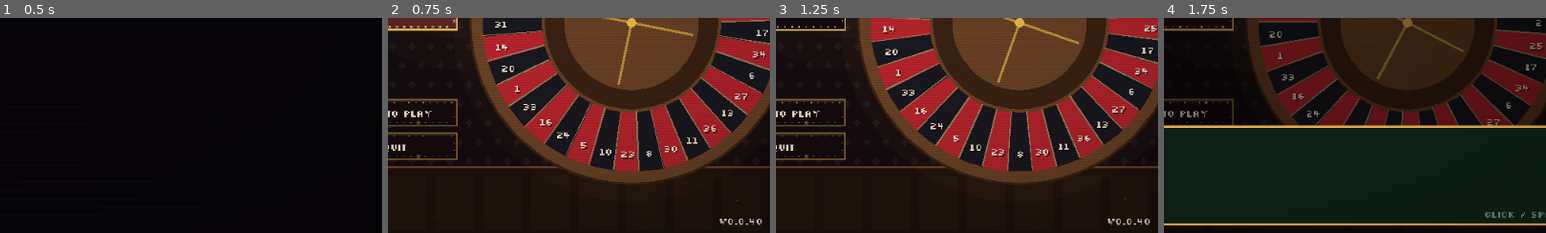
Above: before the commit, frames 1-4 (left to right).
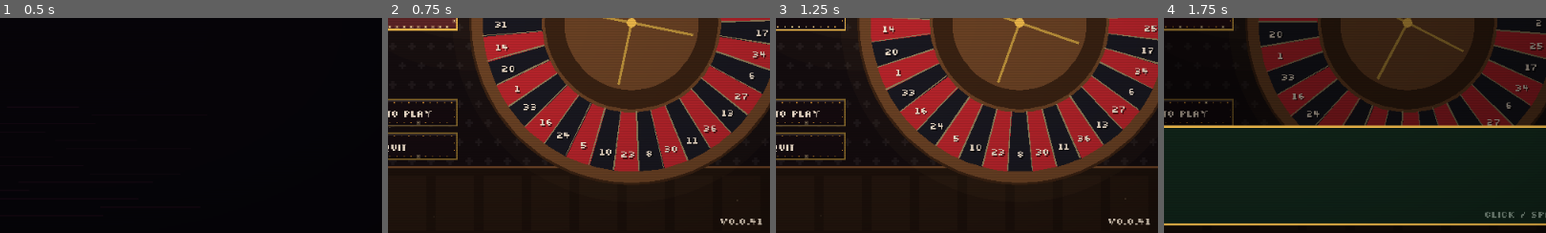
Above: after the commit, the same moments.

Repository: sugnauk/Rouletter
Game: Godot game, scene res://scenes/main.tscn
Same seed, same stepped clock (60 frames per second), same inputs: the game is played once before the commit and once after it.
Inputs (mouse positions are % of the whole screen's width and height, from its top left):
- Up to frame 1 (0.5 s): no input
- Up to frame 2 (0.75 s): tap Enter at 0.5 s; drag from (50, 50) to (60, 28) at 0.52 s
- Up to frame 3 (1.25 s): no input
- Up to frame 4 (1.75 s): click "NEW RUN" at 1.25 s
The pictures show only the part of the screen within x 44-94%, y 49-99%; the shares and areas given below are measured in that part.

Frame 1 is identical in both runs. In frame 2, 0.2% of the frame differs, in the area x 86-98%, y 93-97%; in frame 3, 0.2%; in frame 4, nothing differs.

Commit message:
v0.0.41: chip placements stay provisional (free to pick up) until the next spin
Co-Authored-By: Claude Opus 5.5 <noreply@anthropic.com>
Claude-Session: https://claude.ai/code/session_013q6d3yRkHgTahmnKYGjD8n

Diff:
--- a/core/run_state.gd
+++ b/core/run_state.gd
@@ -606,6 +606,7 @@
 	var got := int(Content.CHIPS[c.kind].price * c.copies * Content.SELL_SHARE * (Content.FENCE_SHARE if c.flaw != "" else 1.0))
 	cash += got
 	log_cash("Sold chips", got)
+	fresh.erase(str(chip_id))
 	felt.remove(chip_id)
 	changed.emit()
 	return true
@@ -613,6 +614,8 @@
 
 ## Pick a placed chip back up into the inventory to move it.
 func pick_up(chip_id: int) -> bool:
+	if is_fresh(chip_id):   # placed since the last spin: moving it is free
+		return unplace(chip_id)
 	var c = felt.find(chip_id)
 	if phase != Phase.SHOP or c == null or c.is_bet() or c.flaw == "sticky" or cash < Content.RELOCATE_PRICE:
 		return false
--- a/core/run_table.gd
+++ b/core/run_table.gd
@@ -30,6 +30,7 @@
 var cash: int = 0
 var inventory: Array = []        ## unplaced permanent chips: {kind, value}
 var cash_log: Dictionary = {}    ## run summary: where the money came from (source -> dollars)
+var fresh: Dictionary = {}       ## chips placed since the last spin (provisional, free to pick up): str(id) -> {value, copies, whole}
 var report: Array = []           ## playtest report: one readable line per table, free pick and Cage buy
 var contrib: Dictionary = {}     ## run summary: Take scored per chip kind ("bet" for betting chips)
 var best_spin_info: Dictionary = {}   ## run summary: the biggest spin's breakdown
@@ -100,6 +101,7 @@
 		cash += Content.FENCE_RUN_CASH
 	cash_log = {"Starting cash": cash}
 	report = []
+	fresh = {}
 	for r in def.get("house", []):
 		felt.house_rules.append(r)
 	stack_size = Content.START_STACK - (5 if graded(1) else 0)
@@ -182,7 +184,7 @@
 const SAVE_VERSION := 2   ## run save format (see migrate())
 
 ## Saved too, but optional, so saves from before they existed still load.
-const OPTIONAL_FIELDS := {"run_seed": 0, "challenge": "", "starter": "", "weekly": "", "table_offer": [], "report": [],
+const OPTIONAL_FIELDS := {"run_seed": 0, "challenge": "", "starter": "", "weekly": "", "table_offer": [], "report": [], "fresh": {},
 	"contrib": {}, "best_spin_info": {}, "cash_log": {}}
 const SAVE_FIELDS := ["wheel_id", "phase", "unlocked", "cash", "inventory", "stack_size", "stack_buys",
 	"stack_owed", "loan_pct", "last_bets", "night", "table_idx", "table", "shop", "enforcer_order", "acts",
@@ -600,11 +602,50 @@
 		if not c.is_bet() and c.kind == item.kind and c.flaw == item.get("flaw", ""):
 			c.value += item.value
 			c.copies += int(item.get("copies", 1))
+			var f: Dictionary = fresh.get(str(c.id), {"value": 0, "copies": 0, "whole": false})
+			f.value += item.value
+			f.copies += int(item.get("copies", 1))
+			fresh[str(c.id)] = f
 			changed.emit()
 			return true
 	var nc = felt.add_chip(item.kind, key, item.value, item.get("flaw", ""))
 	nc.mod = item.get("mod", "")
 	nc.copies = int(item.get("copies", 1))
+	fresh[str(nc.id)] = {"value": item.value, "copies": nc.copies, "whole": true}
+	changed.emit()
+	return true
+
+
+## Placed since the last spin? Those placements aren't final: they can be picked back up free.
+func is_fresh(chip_id: int) -> bool:
+	return fresh.has(str(chip_id))
+
+
+## Pick a provisional chip back up into the rack, free. If it was stacked onto a twin, only the
+## part added this turn comes back off the stack.
+func unplace(chip_id: int) -> bool:
+	var c = felt.find(chip_id)
+	if (phase != Phase.TABLE and phase != Phase.SHOP) or c == null or c.is_bet() or not is_fresh(chip_id):
+		return false
+	var f: Dictionary = fresh[str(chip_id)]
+	fresh.erase(str(chip_id))
+	var inv := {"kind": c.kind}
+	if c.flaw != "":
+		inv.flaw = c.flaw
+	if f.whole or f.value >= c.value:
+		inv.value = c.value
+		if c.mod != "":
+			inv.mod = c.mod
+		if c.copies > 1:
+			inv.copies = c.copies
+		felt.remove(chip_id)
+	else:
+		inv.value = f.value
+		if f.copies > 1:
+			inv.copies = f.copies
+		c.value -= f.value
+		c.copies = maxi(1, c.copies - f.copies)
+	inventory.append(inv)
 	changed.emit()
 	return true
 
@@ -616,6 +657,7 @@
 func spin(forced_pocket: int = -99) -> Dictionary:
 	if phase != Phase.TABLE:
 		return {}
+	fresh = {}   # the spin makes every placement final
 	if not table_offer.is_empty():   # spinning passes on the free pick (the table screen asks first)
 		note("Free chip: passed by spinning (offered %s)" % ", ".join(table_offer.map(func(o): return Content.CHIPS[o.id].name)))
 	table_offer = []
--- a/core/version.gd
+++ b/core/version.gd
@@ -4,7 +4,7 @@
 ## The deploy workflow overwrites BUILD with the commit hash and build time, so "dev" means a
 ## local/editor run.
 
-const VERSION := "0.0.40"
+const VERSION := "0.0.41"
 const BUILD := "dev"
 
 
--- a/scenes/screens/shop_screen.gd
+++ b/scenes/screens/shop_screen.gd
@@ -182,7 +182,7 @@
 		return "Click a glowing spot on the felt to lay your %s." % Content.UPGRADES[main.run.shop.pending_upgrade].name
 	match mode:
 		"move":
-			return "Click one of your chips on the felt to pick it up ($%d), then place it again." % Content.RELOCATE_PRICE
+			return "Click one of your chips on the felt to pick it up ($%d; free for chips placed since the last spin), then place it again." % Content.RELOCATE_PRICE
 		"sell":
 			return "Click one of your chips on the felt to sell it for half its price."
 		"refine":
@@ -738,6 +738,19 @@
 		selected_item = -1
 		refresh()
 		return
+	# A chip placed this visit isn't final: clicking it (or right-clicking) picks it back up, free.
+	if selected_item < 0 and (button == MOUSE_BUTTON_RIGHT or (button == MOUSE_BUTTON_LEFT and mode in ["place", "move"])):
+		for c in Placing.perms_on(run, key):
+			if run.is_fresh(c.id):
+				var nm: String = Content.CHIPS[c.kind].name
+				if run.unplace(c.id):
+					selected_item = run.inventory.size() - 1
+					mode = "place"
+					main.hide_card()
+					Sfx.play("chip_remove")
+					refresh()
+					status_lbl.text = "Picked up %s (free until the next spin): click a lit spot to put it back down." % nm
+					return
 	if button != MOUSE_BUTTON_LEFT or main.dialogue.is_open():
 		return
 	if run.shop.pending_upgrade != "":
--- a/scenes/screens/table_overlays.gd
+++ b/scenes/screens/table_overlays.gd
@@ -152,7 +152,8 @@
 	close_bet_menu()
 	var has_bet: bool = run.felt.chips_on(key).any(func(c): return c.is_bet())
 	var outside: bool = not Board.is_straight(key)
-	if not has_bet and not outside:
+	var has_fresh: bool = run.felt.chips_on(key).any(func(c): return not c.is_bet() and run.is_fresh(c.id))
+	if not has_bet and not outside and not has_fresh:
 		return
 	bet_menu = Control.new()
 	bet_menu.set_anchors_and_offsets_preset(Control.PRESET_FULL_RECT)
@@ -170,6 +171,8 @@
 		items.append(["Unpin" if t.pinned.has(key) else "Pin", func(): edit_pin(key)])
 	if outside:
 		items.append(["Clear inside", func(): edit_clear_area(key)])
+	if has_fresh:
+		items.append(["Pick up chip", func(): t.unplace_at(key)])
 	var bg := Panel.new()
 	bg.add_theme_stylebox_override("panel", P.box(Color("#1a120c"), P.GOLD, 1))
 	var at: Vector2 = t.felt_view.position + t.felt_view.key_center(key)
--- a/scenes/screens/table_screen.gd
+++ b/scenes/screens/table_screen.gd
@@ -550,6 +550,22 @@
 	_refresh_tokens()
 
 
+## Pick a chip placed this turn back up off `key` (free until the next spin) and hold it.
+func unplace_at(key: String) -> bool:
+	var run = main.run
+	for c in Placing.perms_on(run, key):
+		if run.is_fresh(c.id):
+			var nm: String = Content.CHIPS[c.kind].name
+			if run.unplace(c.id):
+				selected_item = run.inventory.size() - 1
+				main.hide_card()
+				Sfx.play("chip_remove")
+				_status("Picked up %s: click a lit spot to put it somewhere else." % nm)
+				refresh()
+				return true
+	return false
+
+
 ## Place the selected rack chip on `key`; the next chip in the rack is picked up straight after.
 func _place_selected(key: String) -> void:
 	var run = main.run
@@ -759,6 +775,8 @@
 			selected_item = -1
 			_status("")
 			_refresh_tokens()
+			return
+		if not run.felt.chips_on(key).any(func(c): return c.is_bet()) and unplace_at(key):
 			return
 		overlays.edit_take_back(key)
 		return
--- a/scenes/ui/felt_view.gd
+++ b/scenes/ui/felt_view.gd
@@ -149,7 +149,7 @@
 
 
 func _process(delta: float) -> void:
-	if ghost != "" and hover_key != "":
+	if (ghost != "" and hover_key != "") or (run != null and not run.fresh.is_empty()):
 		queue_redraw()
 	if run != null and (not ring_keys.is_empty() or run.felt.perm_chips().any(func(c): return Content.rarity_of(c.kind) == "legendary")):
 		queue_redraw()
@@ -363,7 +363,8 @@
 	if bet_total > 0:
 		entries.append({"col": Art.denom_color(bet_total), "kind": "bet", "value": bet_total, "frozen": false})
 	for c in perms.slice(0, 2):
-		entries.append({"col": P.chip_color(c.kind), "kind": c.kind, "value": c.value, "frozen": c.id == run.felt.frozen_id, "mod": c.mod})
+		entries.append({"col": P.chip_color(c.kind), "kind": c.kind, "value": c.value, "frozen": c.id == run.felt.frozen_id, "mod": c.mod,
+			"fresh": run.fresh.has(str(c.id))})
 	var is_line := line_rects.has(k)
 	var rad := 5.0 if (is_line or r.size.y <= STRIP_H + 1.0 or not Board.is_straight(k)) else 6.0
 	var scale: float = 1.0 + (pops.get(k, 0.0) * 1.6)
@@ -390,6 +391,11 @@
 		var e: Dictionary = entries[i]
 		var p := (first + Vector2(i * spacing, 0)).floor()
 		Art.chip(self, p, rad * scale, e.col, e.kind, 0, e.frozen)
+		if e.get("fresh", false):
+			# Placed since the last spin: still provisional, so a dashed cyan ring.
+			for a in range(8):
+				var ang := a * TAU / 8.0 + Time.get_ticks_msec() / 900.0
+				draw_rect(Rect2((p + Vector2(cos(ang), sin(ang)) * (rad + 2.0)).floor(), Vector2(1, 1)), P.CYAN)
 		if e.get("mod", "") != "":
 			# A refined chip: a small diamond on its rim (cyan Focused, green Steady).
 			var mc: Color = P.CYAN if e.mod == "focused" else P.GOOD
--- a/scenes/ui/info_card.gd
+++ b/scenes/ui/info_card.gd
@@ -100,6 +100,9 @@
 		body += "\n%s: %s" % [Content.FLAWS[c.flaw].name, Content.FLAWS[c.flaw].desc]
 	if run != null and c.id == run.felt.frozen_id:
 		body += "\nFrozen by the Enforcer: it pays nothing this table."
+	if run != null and run.is_fresh(c.id):
+		body += "\nPlaced this turn: pick it back up for free until the next spin (right-click it, or hold it on a touch screen)."
+		facts.append("NEW")
 	return {"icon": c.kind, "title": spec.name, "sub": "  ".join(facts), "body": body, "col": _rar_col(c.kind)}
 
 
--- a/tests/run_tests.gd
+++ b/tests/run_tests.gd
@@ -26,7 +26,7 @@
 		"test_collector", "test_wildcard_zero", "test_en_prison", "test_red_streak", "test_hot_hand",
 		"test_signature", "test_thirteen", "test_enforcers", "test_resolver_is_pure", "test_odds",
 		"test_run_table_flow", "test_rebet_and_clear", "test_pit_boss", "test_loan_shark_and_fence", "test_inside_content", " …(395 unchanged characters)…
-		"test_full_run_victory", "test_seeded_reproducible", "test …(301 unchanged characters)… _goal_groups", "test_run_report", "test_story_beats", "test_sfx_synth", "test_music_synth",
+		"test_full_run_victory", "test_seeded_reproducible", "test …(301 unchanged characters)… _goal_groups", "test_run_report", "test_provisional_placement", "test_story_beats", "test_sfx_synth", "test_music_synth",
 	]:
 		call(t)
 	print("\n%d passed, %d failed" % [passed, failed])
@@ -1480,6 +1480,39 @@
 	check(run.run_report().contains("LOST") and run.run_report().contains("Result: lost"), "a loss is reported")
 
 
+func test_provisional_placement() -> void:
+	var run = new_run()
+	run.inventory = [{"kind": "perm", "value": 1}]
+	check(run.place_chip(0, "S8"), "place a chip")
+	var c = run.felt.chips_on("S8")[0]
+	check(run.is_fresh(c.id), "a chip placed this turn is provisional")
+	var cash0: int = run.cash
+	check(run.unplace(c.id) and run.felt.chips_on("S8").is_empty() and run.inventory.size() == 1 and run.cash == cash0, "and comes back to the rack for free")
+	run.place_chip(0, "S9")
+	var c2 = run.felt.chips_on("S9")[0]
+	run.place_bet("S17", 1)
+	run.spin(5)
+	check(not run.is_fresh(c2.id), "the next spin makes it final")
+	check(not run.unplace(c2.id), "a final chip can't be unplaced for free")
+	# Stacked onto a twin: only the part added this turn comes back off.
+	run.table.take = run.table.target
+	run.place_bet("S17", 1)
+	run.spin(17)
+	run.inventory = [{"kind": "perm", "value": 1}]
+	c2 = run.felt.chips_on("S9")[0]   # spins hand back a fresh felt
+	check(run.place_chip(0, "S9") and c2.value == 2 and c2.copies == 2, "stack a twin in the Cage")
+	check(run.pick_up(c2.id) and c2.value == 1 and c2.copies == 1 and run.inventory.back().value == 1 and run.cash == cash0 + (run.cash - cash0), "moving it is free and only takes the new chip off")
+	# Sticky chips placed this turn can still be picked back up.
+	run.inventory = [{"kind": "perm", "value": 1, "flaw": "sticky"}]
+	run.place_chip(0, "S20")
+	var st = run.felt.chips_on("S20")[0]
+	check(run.unplace(st.id), "even a sticky chip, until the next spin")
+	var d: Dictionary = run.to_dict()
+	run.place_chip(run.inventory.size() - 1, "S21")
+	var back = RunState.new()
+	check(back.from_dict(run.to_dict()) and back.fresh.size() == run.fresh.size(), "provisional placements survive a save")
+
+
 func test_new_rules() -> void:
 	var zt = felt("european", [["bet", "RED", 4]])
 	zt.house_rules.append("zero_tolerance")
@@ -1547,7 +1580,7 @@
 	check(run.place_chip(0, "S30"), "place a chip from the shop")
 	var placed_id: int = run.felt.perm_chips()[0].id
 	var cash: int = run.cash
-	check(run.pick_up(placed_id) and run.cash == cash - Content.RELOCATE_PRICE, "pick up to relocate")
+	check(run.pick_up(placed_id) and run.cash == cash, "a chip placed this visit moves for free")
 	var idx: int = run.inventory.size() - 1
 	check(run.place_chip(idx, "S33"), "re-place in shop")
 	check(run.sell_chip(run.felt.chips_on("S33")[0].id), "sell")
Not shown, changed: CHANGELOG.md
